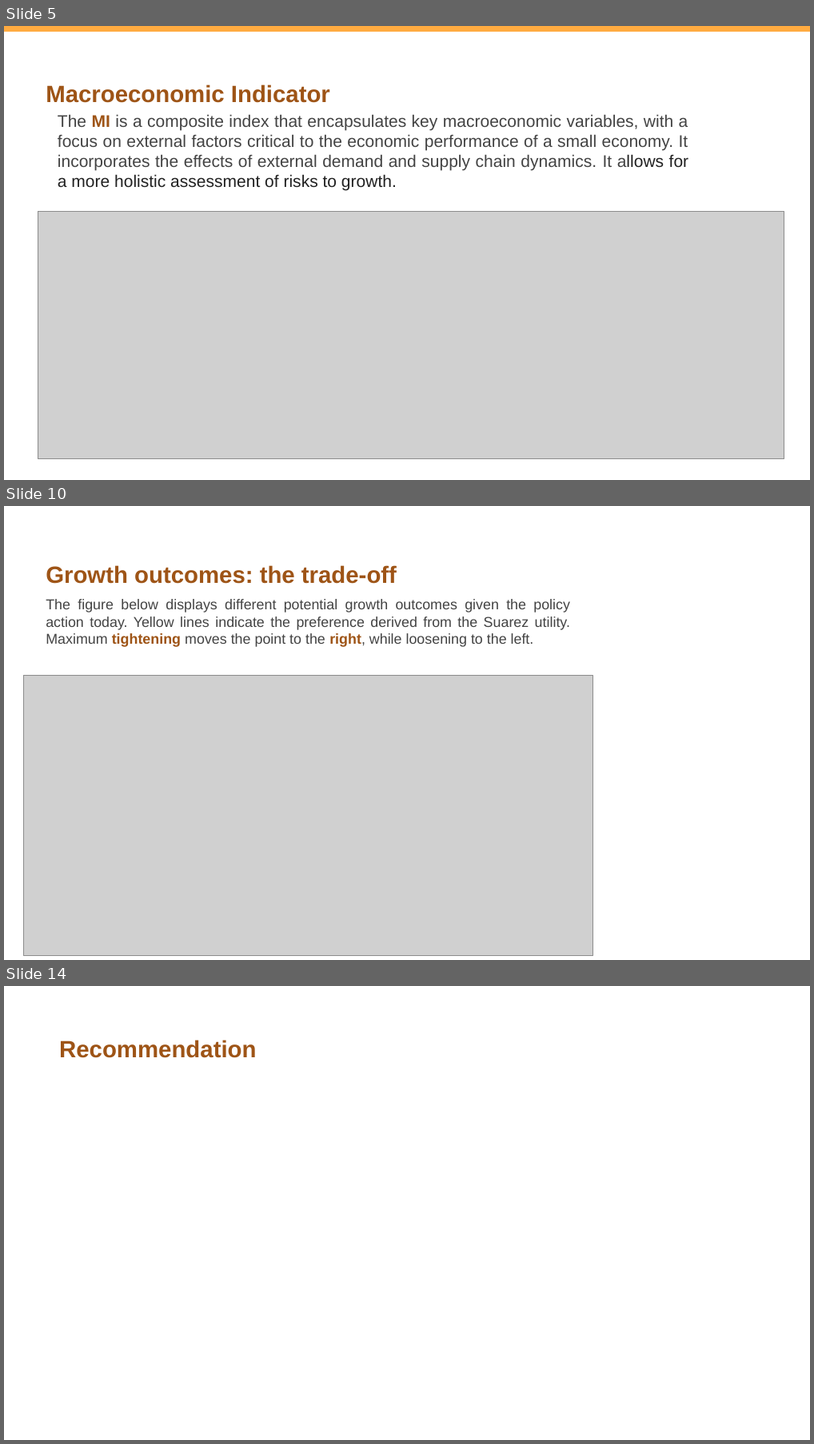
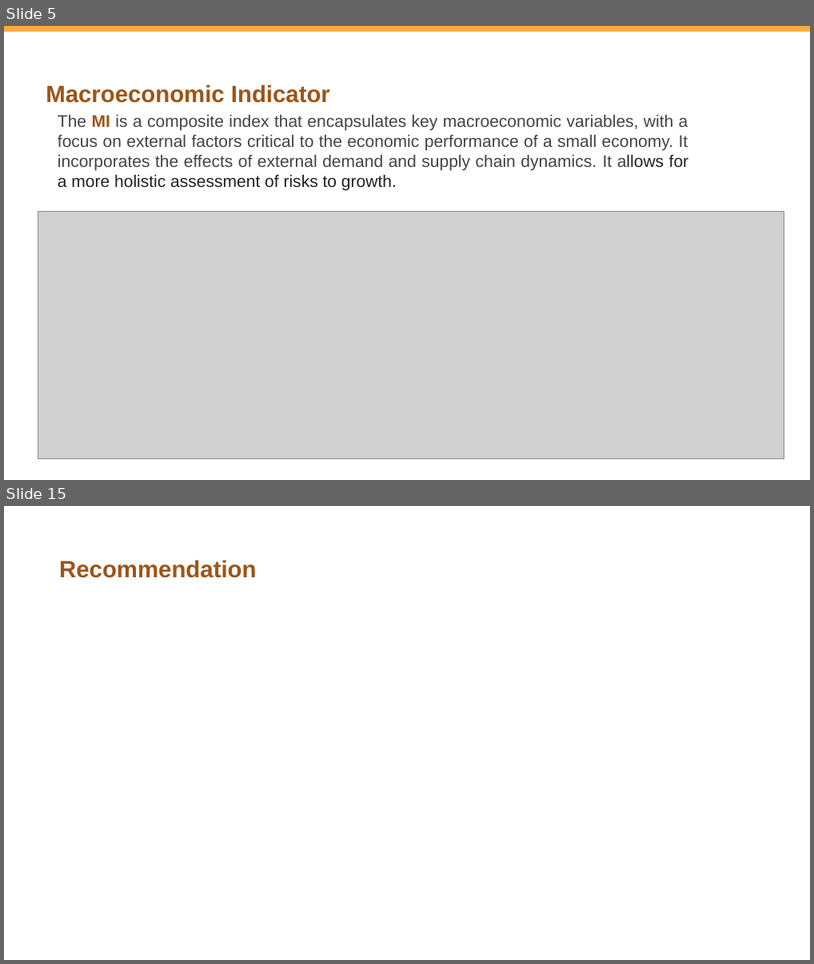
Before and after one commit to vlad-yeghiazaryan/armenian-gar, a slide deck: Presentations/Growth at Risk Armenia periodical 2024Q3.pptx. Shown one above the other, each under a label of ours: slides 5, 10 and 14 before the commit, slides 5 and 15 after it; the slides between them are not shown. The pictures are 814x1444 and 814x964 pixels, drawn with LibreOffice and Linux fonts; fonts in the diff are those of the drawing; grey boxes stand for pictures; background and template pictures are left out. Boxes give left, top, right and bottom in pixels: in the first picture for what was removed or moved away, otherwise in the second. Text is boxed around its words. In the diff, an @@ line names an element or a change of style, - is before the commit and + after.

```diff
--- a/Presentations/Growth at Risk Armenia periodical 2024Q3.pptx
+++ b/Presentations/Growth at Risk Armenia periodical 2024Q3.pptx
@@ slide 10 removed at [4, 506, 810, 960], background #FFFFFF @@
@@ title removed at [46, 565, 397, 584] @@
-Growth outcomes: the trade-off
@@ text removed at [46, 599, 570, 647] @@
-The figure below displays different potential growth outcomes given the policy action today. Yellow lines indicate the preference derived from the Suarez utility. Maximum tightening moves the point to the right, while loosening to the left.
@@ picture removed at [24, 675, 594, 955] @@
@@ what was slide 14 is now slide 15 @@
```
Also in this commit, not shown: 3 slides changed, 2 slides added, 52 other files.
